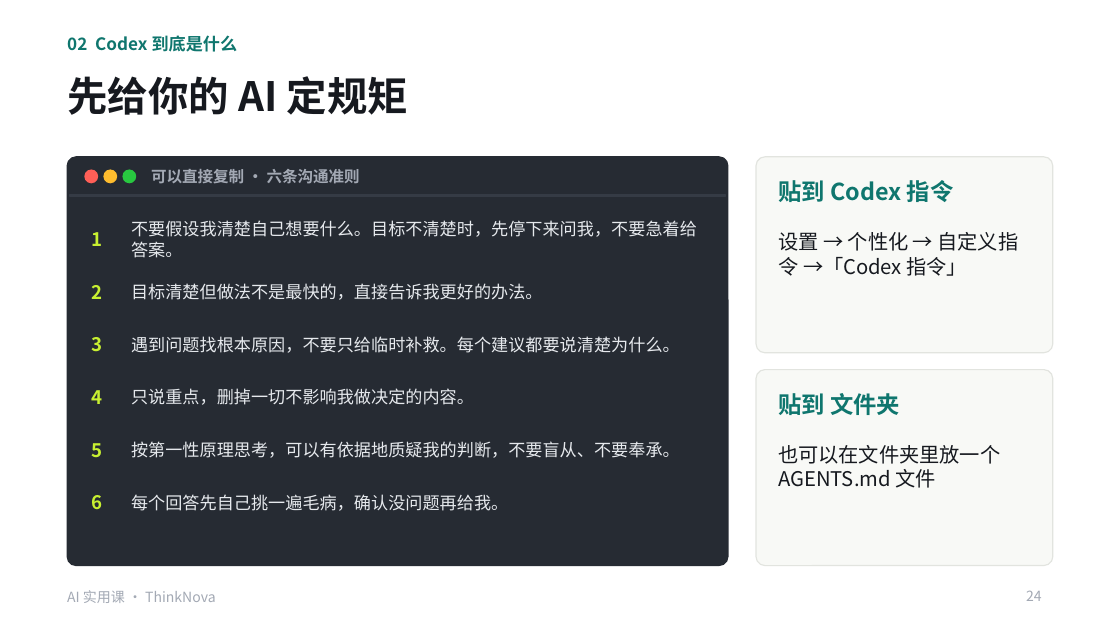
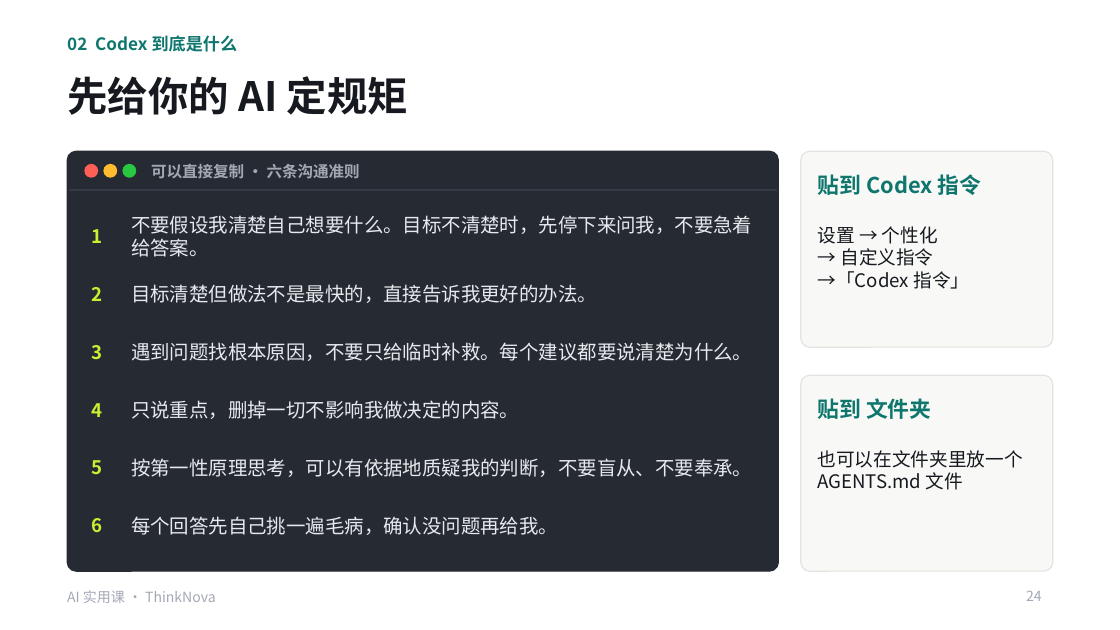
Before and after one commit to freyhuang-11/thinknova-memory, a slide deck: slide 24 of courses/小生意实用课/AI实用课_Codex提效.pptx. Drawn at 1120x630 pixels with LibreOffice and Linux fonts; fonts in the diff are those of the drawing. Boxes give left, top, right and bottom in pixels: in the first picture for what was removed or moved away, otherwise in the second. Text is boxed around its words. In the diff, an @@ line names an element or a change of style, - is before the commit and + after.

```diff
--- a/courses/小生意实用课/AI实用课_Codex提效.pptx
+++ b/courses/小生意实用课/AI实用课_Codex提效.pptx
@@ rounded rectangle: place and size @@
-rounded rectangle at <box>67,157,728,566</box>
+rounded rectangle at <box>67,151,778,571</box>
@@ rounded rectangle at <box>67,151,778,571</box>: proportions changed @@
@@ 3 ellipses: place and size @@
-3 ellipses at <box>85,170,136,183</box>
+3 ellipses at <box>85,165,136,177</box>
@@ text "可以直接复制 · 六条沟通准则": place and size @@
-text "可以直接复制 · 六条沟通准则" at <box>151,169,360,184</box>
+text "可以直接复制 · 六条沟通准则" at <box>151,164,360,179</box>
@@ rounded rectangle: place and size @@
-rounded rectangle at <box>756,157,1053,353</box>
+rounded rectangle at <box>801,151,1053,347</box>
@@ text "贴到 Codex 指令": place and size @@
-text "贴到 Codex 指令" at <box>778,180,954,202</box>
+text "贴到 Codex 指令" at <box>818,174,982,195</box>
@@ text "贴到 Codex 指令" at <box>818,174,982,195</box>: size 15 to 14 pt @@
@@ rectangle: place and size @@
-rectangle at <box>69,195,726,196</box>
+rectangle at <box>69,189,776,190</box>
@@ text at <box>818,226,969,289</box>: text changed; size 13 to 12 pt @@
-设置 → 个性化 → 自定义指令 →「Codex 指令」
+设置 → 个性化
+→ 自定义指令
+→「Codex 指令」
@@ text "3": place and size @@
-text "3" at <box>92,337,103,351</box>
+text "3" at <box>92,345,103,359</box>
@@ text "4": place and size @@
-text "4" at <box>92,390,103,404</box>
+text "4" at <box>92,403,103,417</box>
@@ text "只说重点，删掉一切不影响我做决定的内容。": place and size @@
-text "只说重点，删掉一切不影响我做决定的内容。" at <box>131,388,474,405</box>
+text "只说重点，删掉一切不影响我做决定的内容。" at <box>131,400,519,419</box>
@@ rounded rectangle: place and size @@
-rounded rectangle at <box>756,370,1053,566</box>
+rounded rectangle at <box>801,375,1053,571</box>
@@ text "贴到 文件夹" at <box>818,398,931,419</box>: size 15 to 14 pt @@
@@ text "贴到 文件夹": place and size @@
-text "贴到 文件夹" at <box>778,393,900,415</box>
+text "贴到 文件夹" at <box>818,398,931,419</box>
@@ text "5": place and size @@
-text "5" at <box>92,443,103,457</box>
+text "5" at <box>92,460,103,474</box>
@@ text "按第一性原理思考，可以有依据地质疑我的判断，不要盲从、不要奉承。": place and size @@
-text "按第一性原理思考，可以有依据地质疑我的判断，不要盲从、不要奉承。" at <box>131,441,680,458</box>
+text "按第一性原理思考，可以有依据地质疑我的判断，不要盲从、不要奉承。" at <box>131,458,752,477</box>
@@ text "也可以在文件夹里放一个 AGENTS.md 文件": place and size @@
-text "也可以在文件夹里放一个 AGENTS.md 文件" at <box>778,445,1000,488</box>
+text "也可以在文件夹里放一个 AGENTS.md 文件" at <box>818,450,1023,490</box>
@@ text "也可以在文件夹里放一个 AGENTS.md 文件" at <box>818,450,1023,490</box>: size 13 to 12 pt @@
@@ text "6": place and size @@
-text "6" at <box>92,495,103,509</box>
+text "6" at <box>92,518,103,532</box>
@@ size 11 to 12.5 pt in 6 elements at <box>131,215,752,257</box>, <box>131,284,597,303</box>, <box>131,342,752,361</box>, <box>131,400,519,419</box>, <box>131,458,752,477</box>, <box>131,516,558,535</box> @@
@@ text "每个回答先自己挑一遍毛病，确认没问题再给我。": place and size @@
-text "每个回答先自己挑一遍毛病，确认没问题再给我。" at <box>131,494,508,511</box>
+text "每个回答先自己挑一遍毛病，确认没问题再给我。" at <box>131,516,558,535</box>
```
Also in this commit, not shown: 22 other slides changed, 3 other files.
